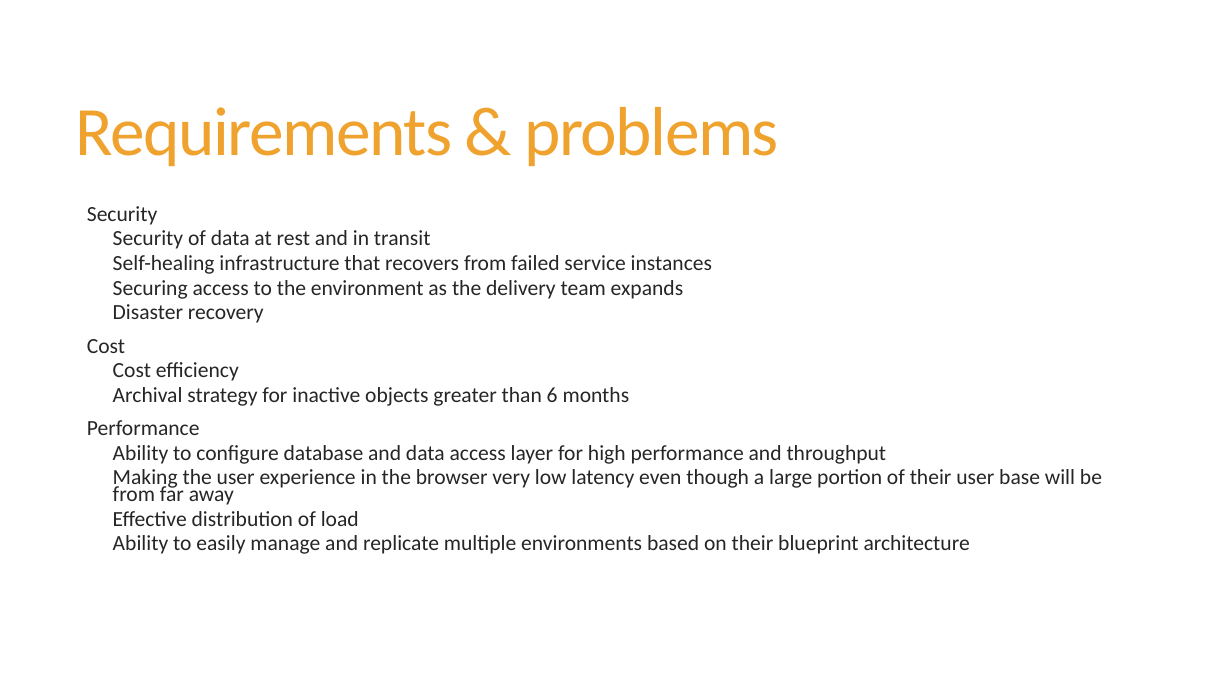
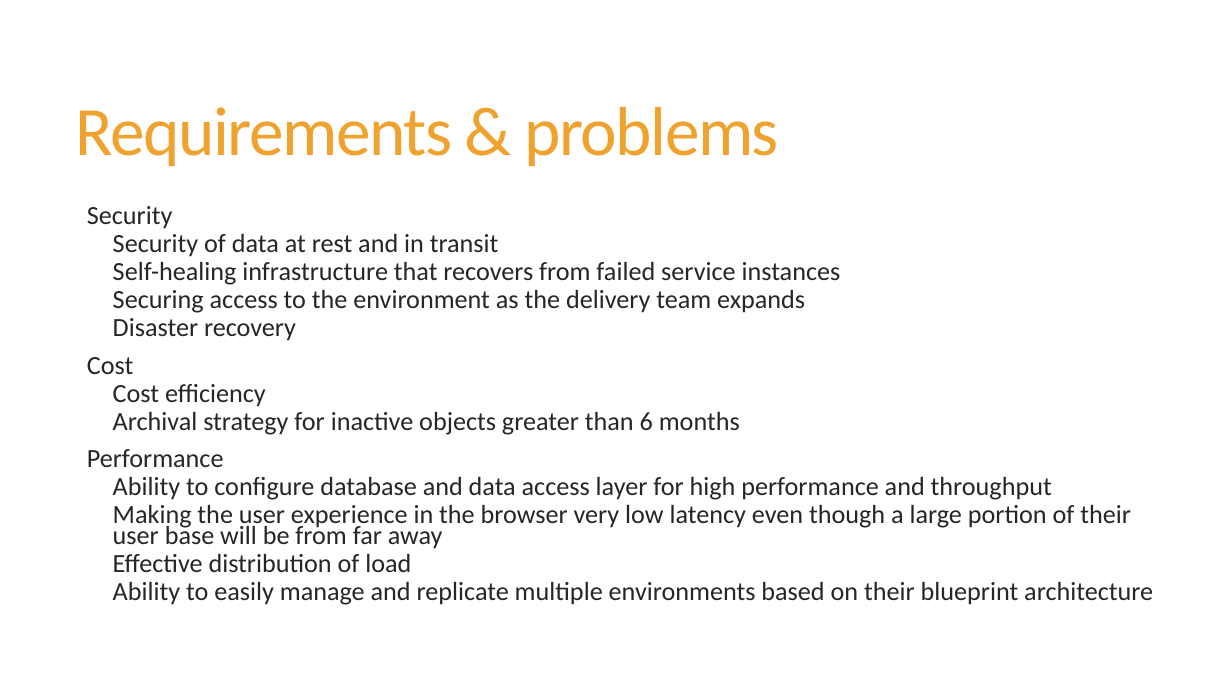
Before and after one commit to damoco/aws-interview-assignment2, a slide deck: slide 3 of Assignment #2 - proposal.pptx. Drawn at 1232x693 pixels with LibreOffice and Linux fonts; fonts in the diff are those of the drawing. Boxes give left, top, right and bottom in pixels: in the first picture for what was removed or moved away, otherwise in the second. Text is boxed around its words. In the diff, an @@ line names an element or a change of style, - is before the commit and + after.

```diff
--- a/Assignment #2 - proposal.pptx
+++ b/Assignment #2 - proposal.pptx
@@ text "Security" at (x1=87, y1=206, x2=1153, y2=605): size 16.8 to 20.4 pt @@
```
Also in this commit, not shown: 5 other slides changed, 12 slides added, 2 slides removed.
